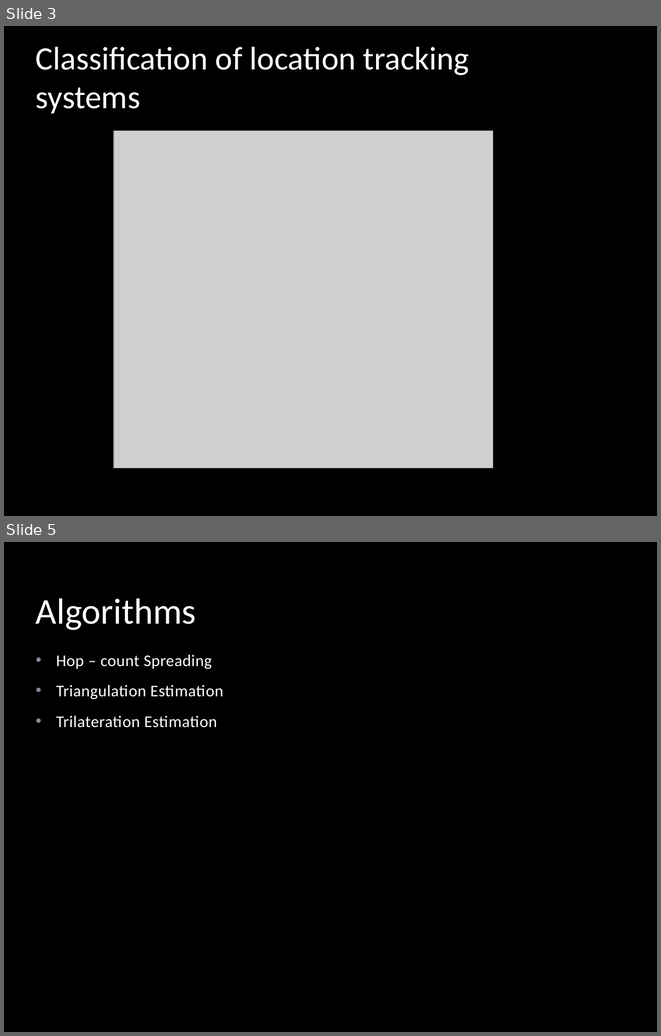
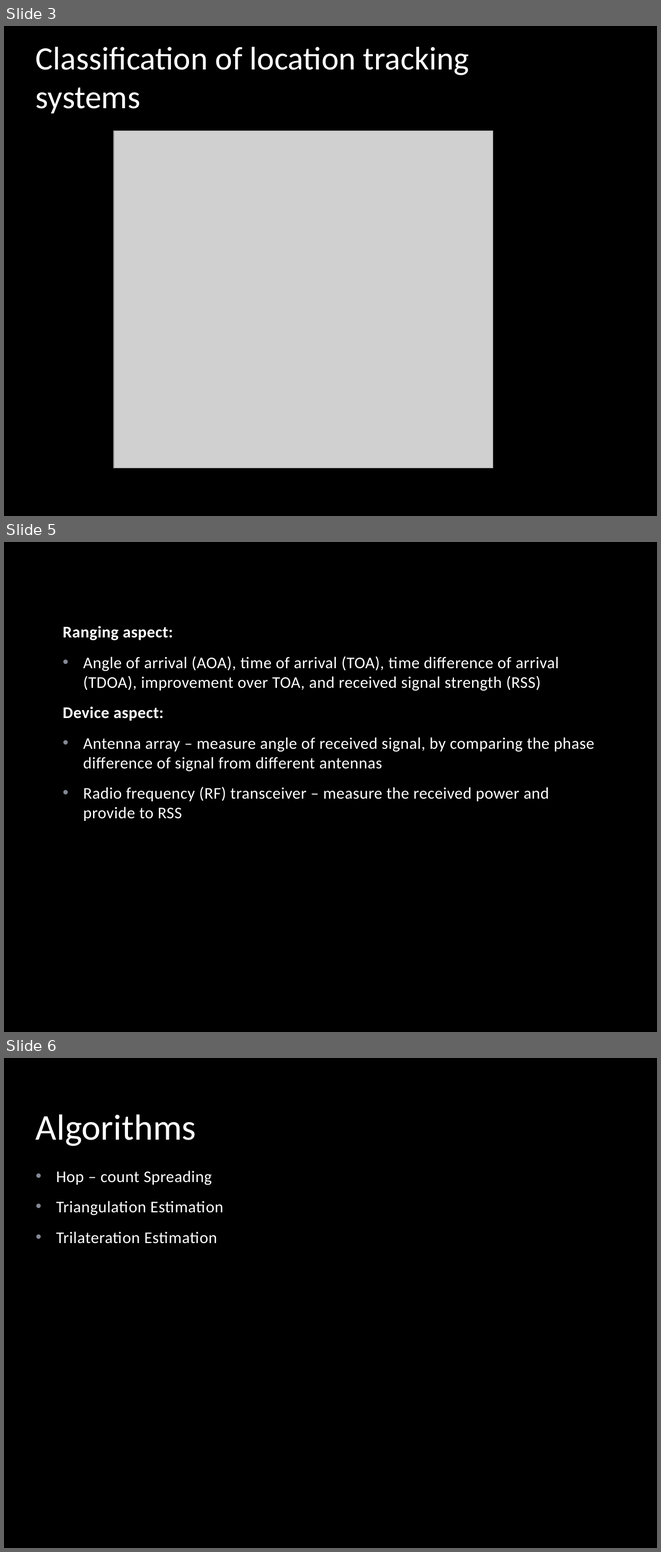
Before and after one commit to muadibbm/WifiIP, a slide deck: ppt/Indoor Locationing.pptx. Shown one above the other, each under a label of ours: slides 3 and 5 before the commit, slides 3, 5 and 6 after it; the slides between them are not shown. The pictures are 661x1036 and 661x1552 pixels, drawn with LibreOffice and Linux fonts; fonts in the diff are those of the drawing; grey boxes stand for pictures; background and template pictures are left out. Boxes give left, top, right and bottom in pixels: in the first picture for what was removed or moved away, otherwise in the second. Text is boxed around its words. In the diff, an @@ line names an element or a change of style, - is before the commit and + after.

```diff
--- a/ppt/Indoor Locationing.pptx
+++ b/ppt/Indoor Locationing.pptx
@@ slide 5 added at (x1=4, y1=542, x2=657, y2=1032), background picture (left out); not listed: 1 template element that a slide beside it also shows @@
@@ text added at (x1=63, y1=626, x2=594, y2=821), 18 pt, text #FFFFFF @@
+Ranging aspect:
+• Angle of arrival (AOA), time of arrival (TOA), time difference of arrival (TDOA), improvement over TOA, and received signal strength (RSS)
+Device aspect:
+• Antenna array – measure angle of received signal, by comparing the phase difference of signal from different antennas
+• Radio frequency (RF) transceiver – measure the received power and provide to RSS
@@ what was slide 5 is now slide 6 @@
```
Also in this commit, not shown: 1 slide changed, 1 other slide added.
